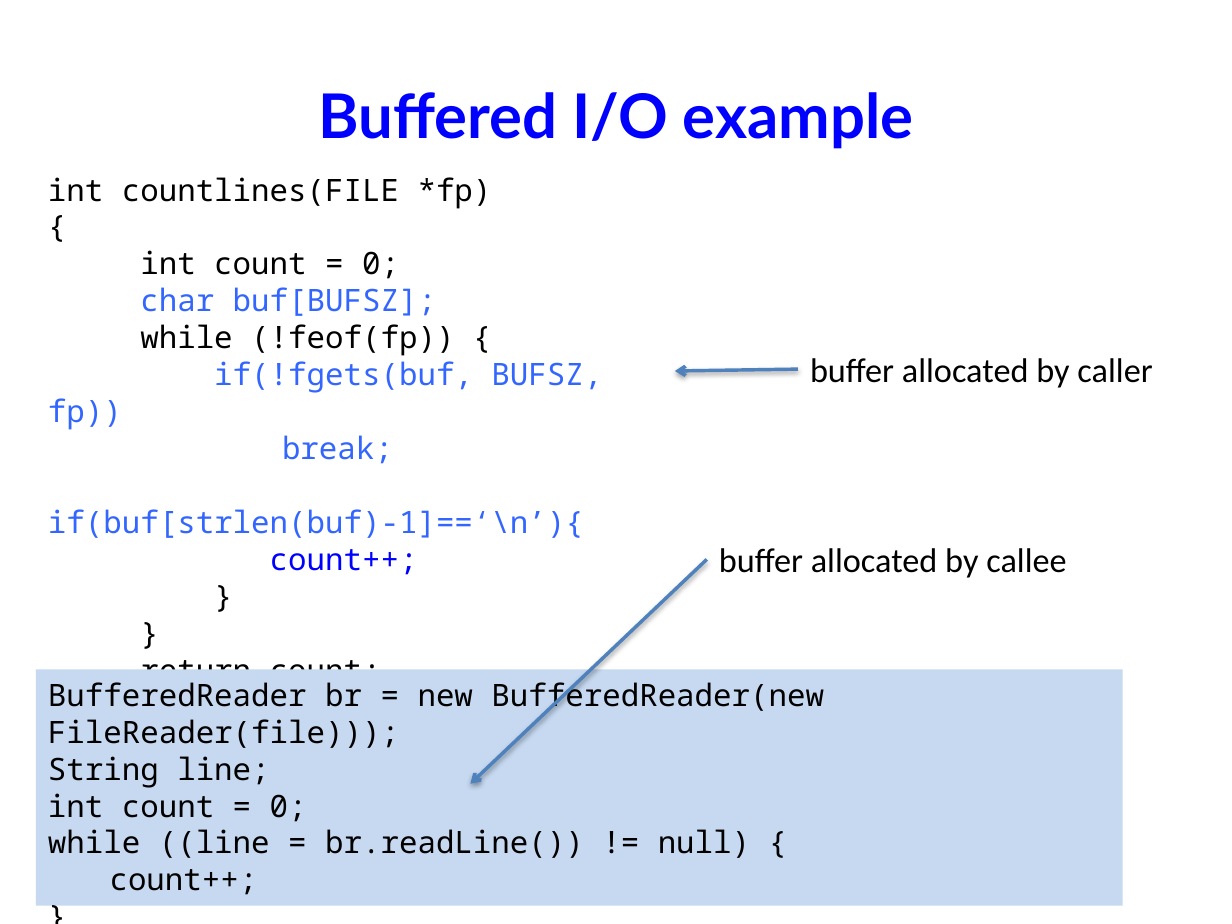
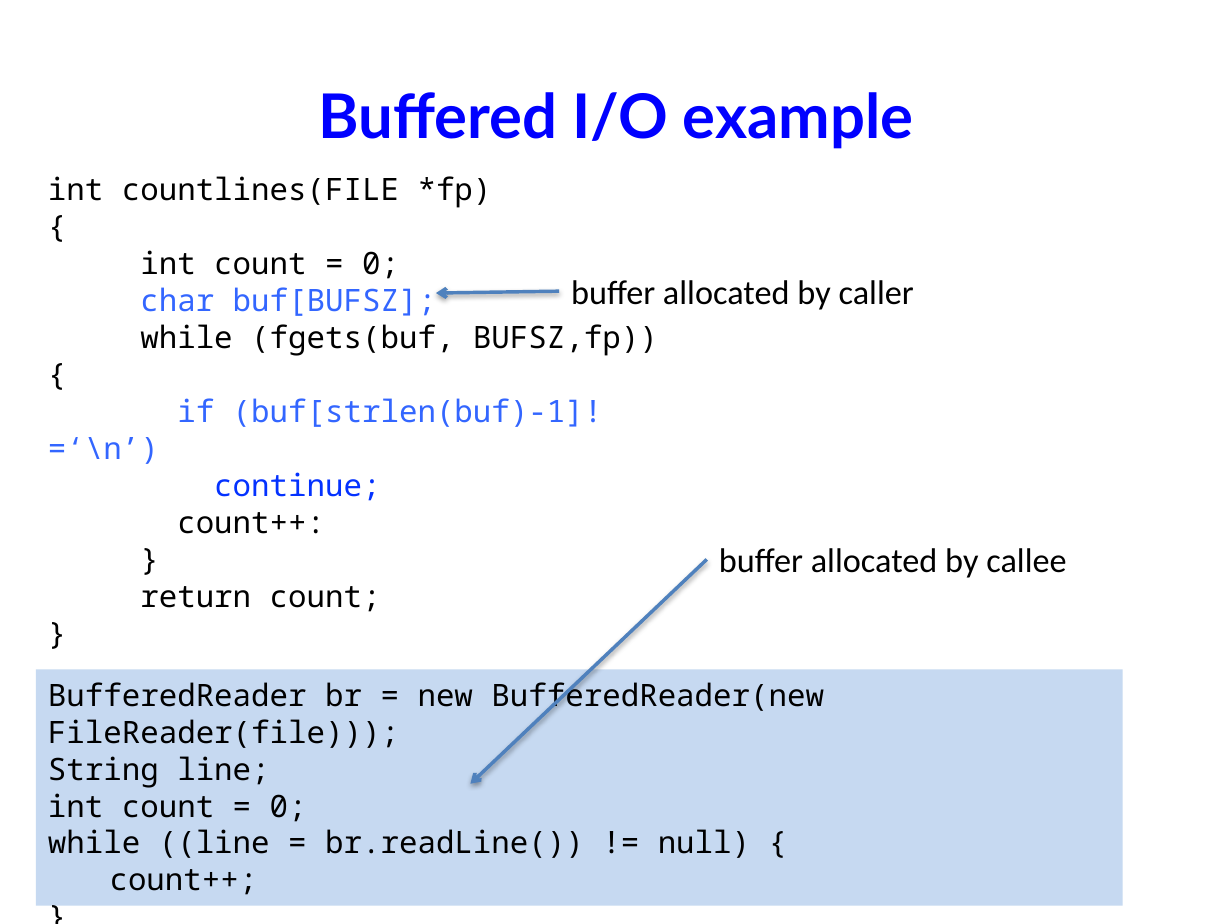
Before and after one commit to NYU-CSO/nyu-cso.github.io, a slide deck: slide 24 of notes/07-largec-io.pptx (slide 31 before the commit). Drawn at 1232x924 pixels with LibreOffice and Linux fonts; fonts in the diff are those of the drawing. Boxes give left, top, right and bottom in pixels: in the first picture for what was removed or moved away, otherwise in the second. Text is boxed around its words. In the diff, an @@ line names an element or a change of style, - is before the commit and + after.

```diff
--- a/notes/07-largec-io.pptx
+++ b/notes/07-largec-io.pptx
@@ text "buffer allocated by caller": place and size @@
-text "buffer allocated by caller" at [810,358,1152,388]
+text "buffer allocated by caller" at [571,280,914,310]
@@ arrow moved from (798, 370) - (675, 371) to (559, 291) - (436, 293) @@
@@ text at [48,324,658,534]: text changed; text colour #3366FF to #000000 @@
-while (!feof(fp)) {
-if(!fgets(buf, BUFSZ, fp))
-break;
-if(buf[strlen(buf)-1]==‘\n’){
-count++;
-}
+while (fgets(buf, BUFSZ,fp)) {
+if (buf[strlen(buf)-1]!=‘\n’)
+continue;
+count++:
```
Also in this commit, not shown: 11 other slides changed, 3 slides added, 9 slides removed, 6 other files.
